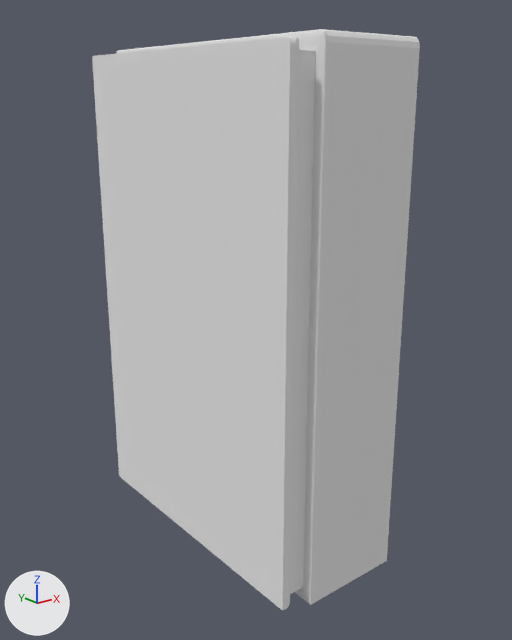
The Blender file House builder/Assets/Models/Furniture/Bath_mirror.blend as it was, and as the next commit left it.
One viewpoint serves both versions: a 50 mm camera at (-2.76, -3.53, 2.57) aimed at (-0.02, -0.1, 1.19). The axes (+X, +Y, +Z) are drawn at lower left. The lights are the same throughout.

Before the edit, the objects in view are built like this:
```python
mat_material = diffuse_material('Material')
mat_material.base_color = (0.8, 0.8, 0.8)  # white #e7e7e7
me_cube = bpy.data.meshes.new('Cube')
me_cube.from_pydata(...)  # 85 vertices, 86 faces; spans x -1.55..1.0, y -1.0..1.0, z -1.0..1.0
me_cube.materials.append(mat_material)  # white #e7e7e7
ob_cube = bpy.data.objects.new('Cube', me_cube)
ob_cube.location = (0.0, 0.0, 1.293)
ob_cube.scale = (0.339, 1.0, 1.58)
```
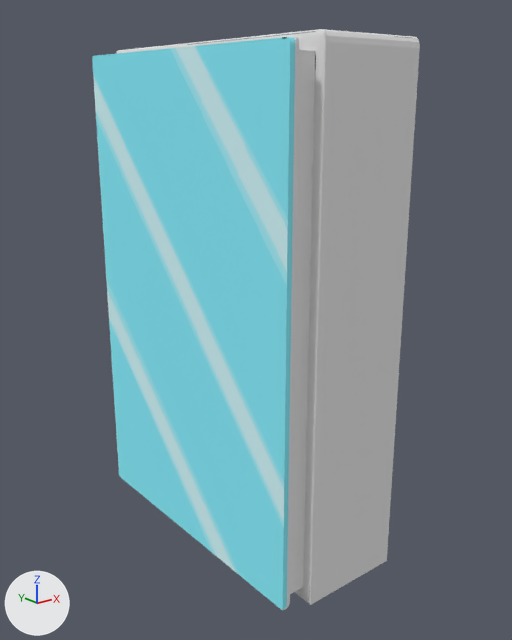
What differs and where, as boxes [x1, y1, x2, y2] in the pictures (512 x 640 px):
'Cube', surface changed (grey to cyan)
    both: [92, 30, 411, 611]

The change, as a list of edits to the scene's bpy script:
```text
Add img_mirror_texture:
    img_mirror_texture = load_image('Mirror_Texture', '../Textures/Mirror_Texture.png', 1024, 1024, 'sRGB')
Change mat_material:
    remove mat_material.base_color = (0.8, 0.8, 0.8)  # white #e7e7e7
    add mat_material.texture = img_mirror_texture
```
